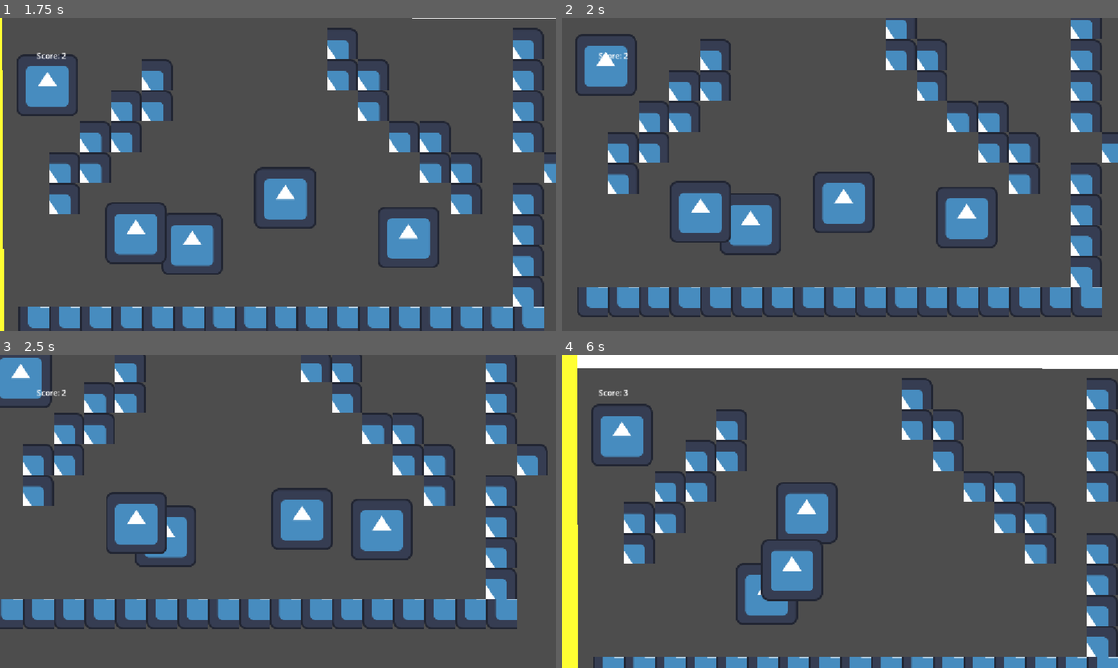
Above: before the commit, frames 1-4 (two rows, left to right).
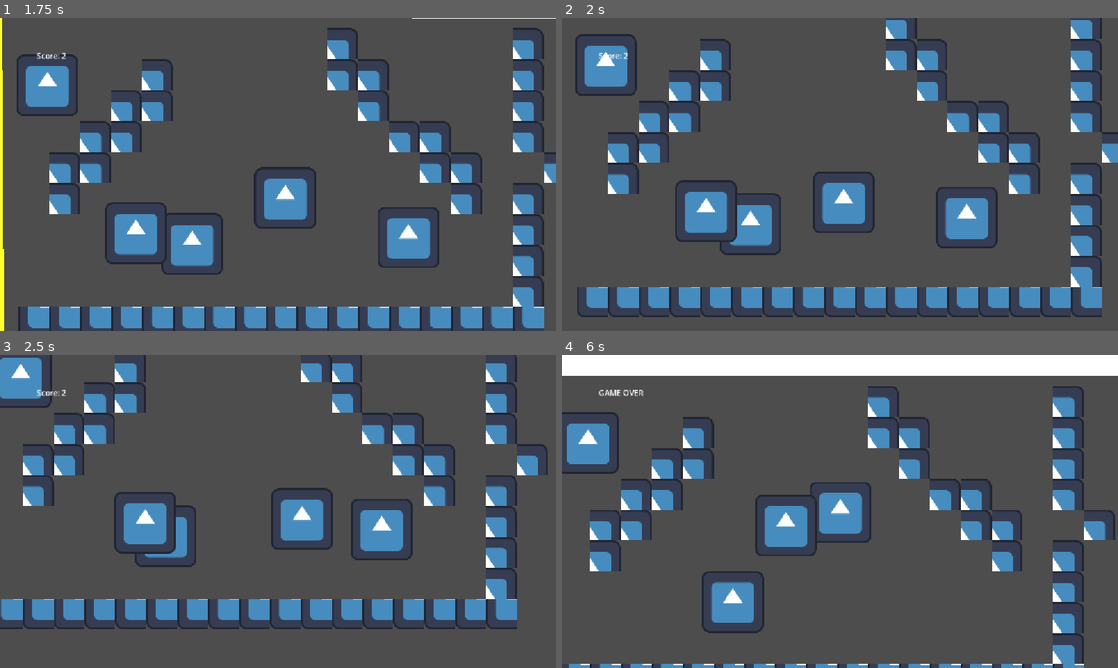
Above: after the commit, the same moments.

Repository: ocsarpo/MyFirstGodot
Game: Godot game, scene res://main.tscn
Two runs of this game, one before a commit and one after it. Both use one fixed random seed, a clock stepped at 60 frames per second and the inputs below. The engine's default icon, where the game draws it, is replaced by a stand-in: a white triangle on a blue panel in a dark square.
Inputs:
- Up to frame 1 (1.75 s): hold Right (ui_right) 0.53-1.28 s; hold Down (ui_down) from 1.28 s (still down)
- Up to frame 2 (2 s): keep holding Down (ui_down)
- Up to frame 3 (2.5 s): release Down (ui_down) at 2.03 s; hold Right (ui_right) from 2.03 s (still down)
- Up to frame 4 (6 s): release Right (ui_right) at 2.78 s; hold Up (ui_up) 2.78-3.53 s; hold Left (ui_left) 3.53-5.03 s; hold Down (ui_down) 5.03-5.78 s; hold Right (ui_right) from 5.78 s (still down)

Frame 1 is identical in both runs. In frame 2, 0.8% of the frame differs, in the area x 19-32%, y 51-72%; in frame 3, 1.0%; in frame 4, 28%, in the area x 0-100%, y 0-100%.

Commit message:
learn: add player death and game over

Diff:
--- a/enemy.gd
+++ b/enemy.gd
@@ -1,7 +1,7 @@
 extends CharacterBody2D
 
 @export var target: Node2D
-@export var stop_distance: float = 120.0
+@export var stop_distance: float = 0.0
 
 var speed: float = 100.0
 
@@ -19,3 +19,10 @@
 
 	velocity = direction * speed
 	move_and_slide()
+
+	for i in get_slide_collision_count():
+		var collision = get_slide_collision(i)
+		var collider = collision.get_collider()
+
+		if collider.is_in_group("player"):
+			collider.die()
--- a/main.gd
+++ b/main.gd
@@ -4,8 +4,12 @@
 # Called when the node enters the scene tree for the first time.
 func _ready() -> void:
 	$Player.score_changed.connect(_on_score_changed)
+	$Player.died.connect(_on_player_died)
 
 
 # Called every frame. 'delta' is the elapsed time since the previous frame.
 func _on_score_changed(new_score: int) -> void:
 	$CanvasLayer/Label.text = "Score: " + str(new_score)
+
+func _on_player_died() -> void:
+	$CanvasLayer/Label.text = "GAME OVER"
--- a/main.tscn
+++ b/main.tscn
@@ -124,4 +124,3 @@
 position = Vector2(143, 528)
 motion_mode = 1
 target = NodePath("../Player")
-stop_distance = 300.0
--- a/gdscript.gd
+++ b/player.gd
@@ -2,14 +2,19 @@
 
 @export var controllable: bool = true
 signal score_changed(new_score: int)
+signal died
 
 var speed = 200.0
 var score: int = 0
+var is_dead: bool = false
 
 func _ready() -> void:
 	$Camera2D.enabled = controllable
 
 func _physics_process(delta: float) -> void:
+	if is_dead:
+		return
+
 	if controllable:
 		var direction = Input.get_vector("move_left", "move_right", "move_up", "move_down")
 		velocity = direction * speed
@@ -22,3 +27,13 @@
 	score += 1
 	score_changed.emit(score)
 	#print("current score:", score)
+
+func die() -> void:
+	if is_dead:
+		return
+
+	is_dead = true
+	velocity = Vector2.ZERO
+	print("Player died!")
+
+	died.emit()
--- a/player.tscn
+++ b/player.tscn
@@ -1,6 +1,6 @@
 [gd_scene format=3 uid="uid://culk8cf0jj3uc"]
 
-[ext_resource type="Script" uid="uid://c610rj7ugqj1x" path="res://gdscript.gd" id="1_onrkg"]
+[ext_resource type="Script" uid="uid://c610rj7ugqj1x" path="res://player.gd" id="1_onrkg"]
 [ext_resource type="Texture2D" uid="uid://c7uqv6yjkf4wj" path="res://icon.svg" id="2_i3pqv"]
 
 [sub_resource type="RectangleShape2D" id="RectangleShape2D_qnpof"]
--- a/sprite_2d.gd
+++ /dev/null
@@ -1,14 +0,0 @@
-extends Sprite2D
-
-var speed = 200.0
-
-# Called when the node enters the scene tree for the first time.
-func _ready() -> void:
-	pass # Replace with function body.
-
-
-# Called every frame. 'delta' is the elapsed time since the previous frame.
-func _process(delta: float) -> void:
-	var direction = Input.get_vector("ui_left", "ui_right", "ui_up", "ui_down")
-
-	position += direction * speed * delta
Renamed: gdscript.gd.uid -> player.gd.uid
Not shown, removed: sprite_2d.gd.uid
Not shown, changed: README.md
Not shown, added: devlog/2026-10-13.md
Not shown, changed: docs/02-gdscript-basics.md
Not shown, changed: docs/03-character-movement.md
Not shown, changed: docs/04-collision.md
Not shown, changed: docs/10-area2d-and-signals.md
Not shown, changed: docs/11-basic-ui.md
Not shown, changed: docs/12-enemy-chasing.md
